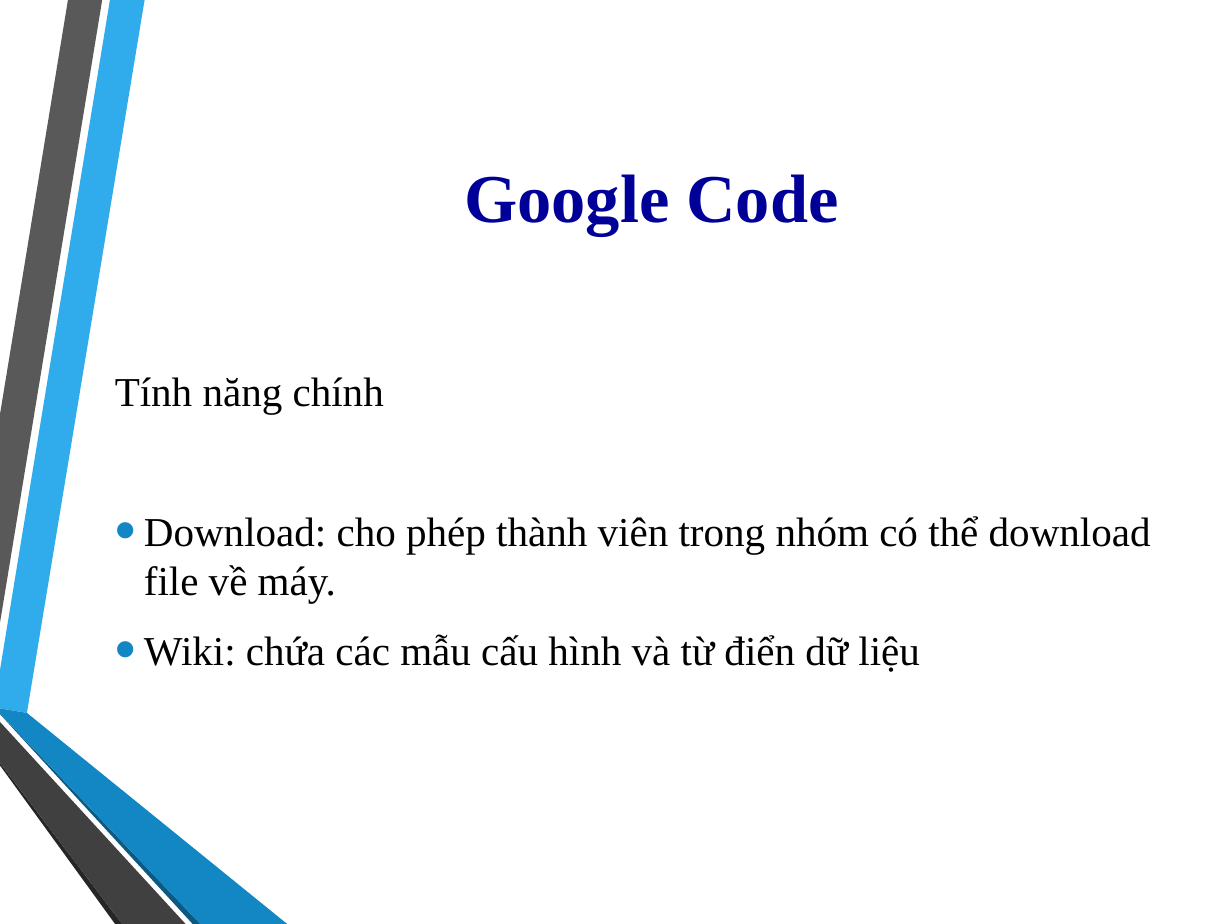
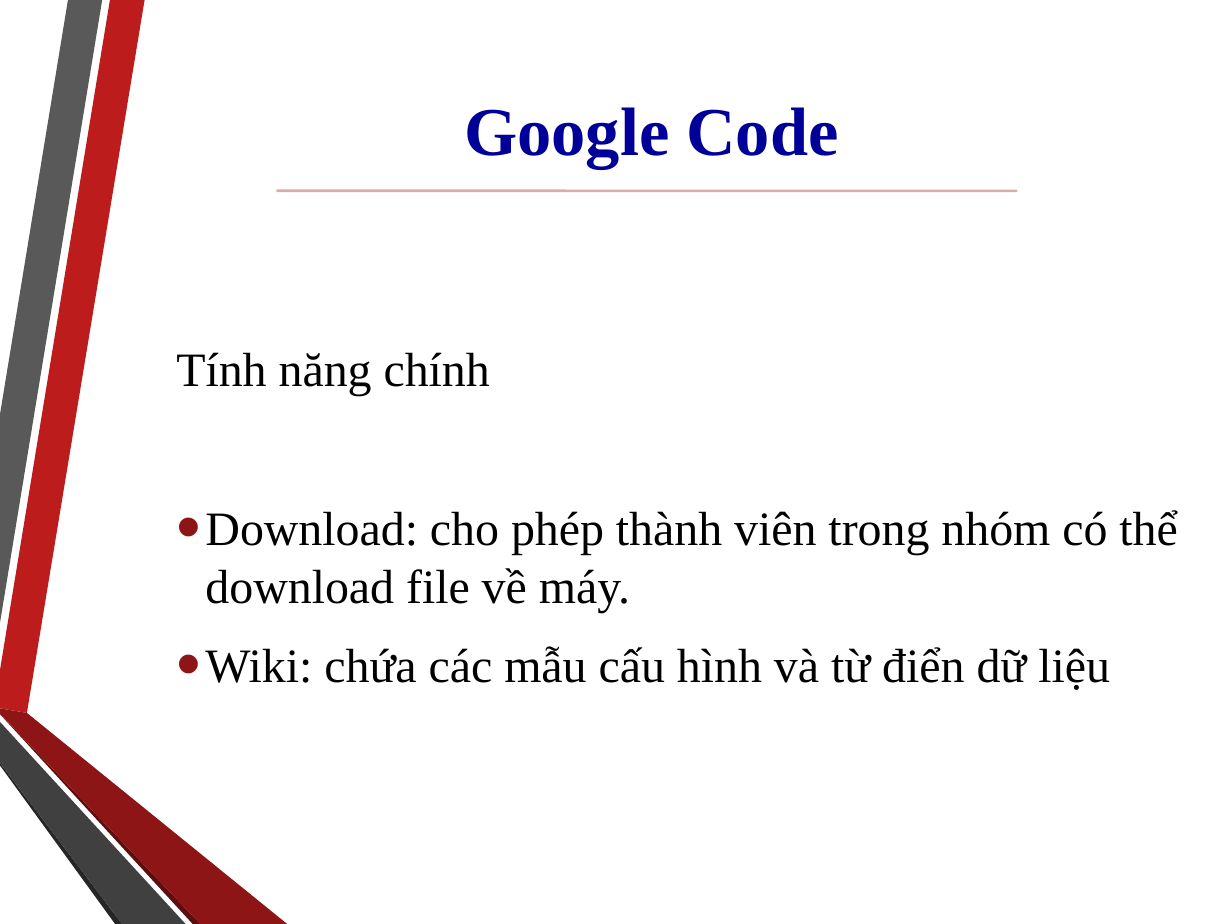
Before and after one commit to thanhphi0127/manager-configuration, a slide deck: slide 6 of doc/baitapso1/NHOM5_BAOCAO_BT1.ppt. Drawn at 1232x924 pixels with LibreOffice and Linux fonts; fonts in the diff are those of the drawing; background and template pictures are left out. Boxes give left, top, right and bottom in pixels: in the first picture for what was removed or moved away, otherwise in the second. Text is boxed around its words. In the diff, an @@ line names an element or a change of style, - is before the commit and + after.

```diff
--- a/doc/baitapso1/NHOM5_BAOCAO_BT1.ppt
+++ b/doc/baitapso1/NHOM5_BAOCAO_BT1.ppt
@@ freeform shape at [0,0,144,713]: fill #30ACEC to #BC1C1C @@
@@ title "Google Code": place and size @@
-title "Google Code" at [464,174,838,235]
+title "Google Code" at [464,107,838,169]
@@ line added from (277, 191) to (1016, 191), #DAABAB 1.5 pt @@
@@ text "Tính năng chính": place and size @@
-text "Tính năng chính" at [115,377,1151,672]
+text "Tính năng chính" at [176,352,1177,690]
@@ text "Tính năng chính" at [176,352,1177,690]: size 24 to 28 pt; more space between paragraphs; bullet colour #1287C3 to #8D1515 @@
@@ freeform shape at [0,713,201,924]: fill #0C5A82 to #5E0E0E @@
@@ freeform shape at [0,708,287,924]: fill #1287C3 to #8D1515 @@
```
Also in this commit, not shown: 14 other slides changed, 1 slide added, 1 other file.
